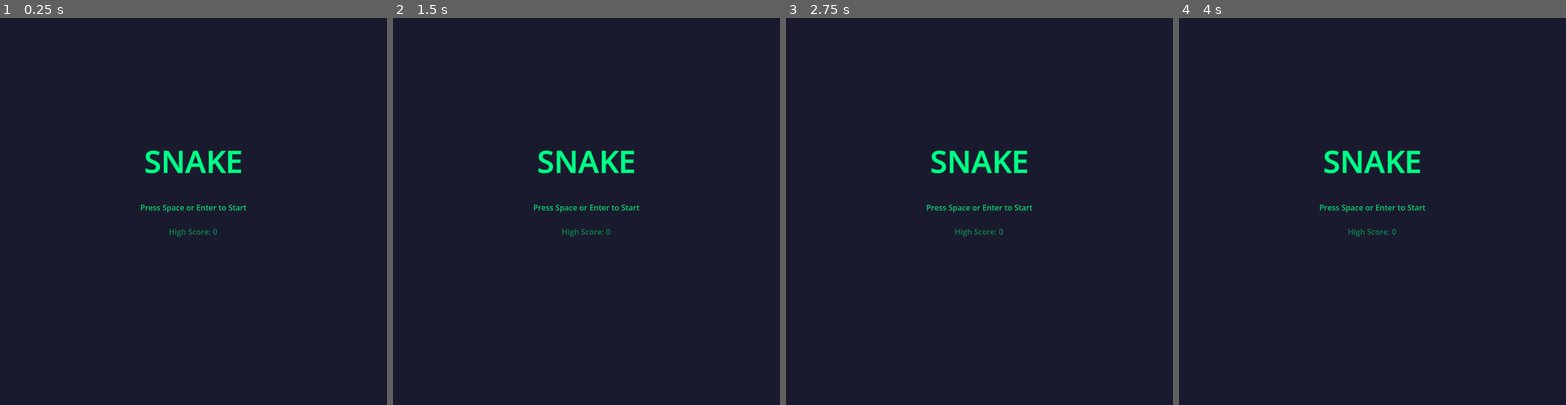
Above: before the commit, frames 1-4 (left to right).
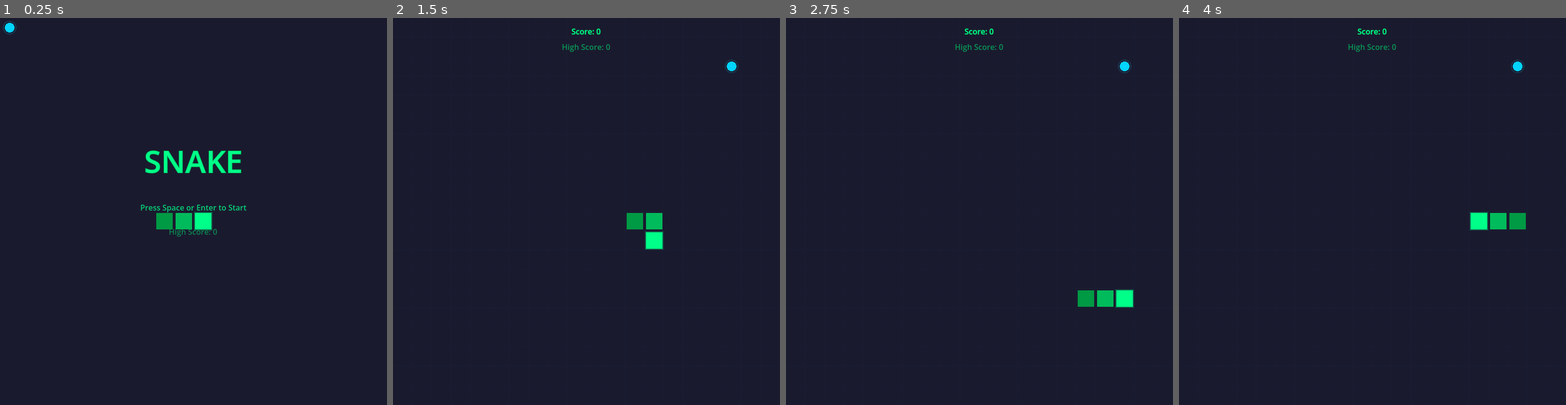
Above: after the commit, the same moments.

Repository: lanternRaft/godot-vibe-games
Game: Godot game, scene res://main.tscn
Same seed, same stepped clock (60 frames per second), same inputs: the game is played once before the commit and once after it.
Inputs:
- Up to frame 1 (0.25 s): no input
- Up to frame 2 (1.5 s): tap Space at 0.5, 1.25 s; hold Right (move_right) 0.53-1.28 s; tap Enter (ui_accept) at 0.77 s; hold Down (move_down) from 1.28 s (still down)
- Up to frame 3 (2.75 s): tap Enter (ui_accept) at 1.52 s; tap Space at 2 s; release Down (move_down) at 2.03 s; hold Right (move_right) from 2.03 s (still down)
- Up to frame 4 (4 s): tap Space at 2.75, 3.5 s; release Right (move_right) at 2.78 s; hold W (move_up) 2.78-3.53 s; tap Enter (ui_accept) at 3.02, 3.77 s; hold Left (move_left) from 3.53 s (still down)

The runs differ from the first frame. In frame 1, 0.7% of the frame differs, in the area x 0-55%, y 0-55%; in frame 2, 1.9%, in the area x 36-90%, y 2-60%; in frame 3, 1.9%; in frame 4, 1.9%.
Error before the commit: Parse Error: Function "Vecto1r2i()" not found in base self. (res://scripts/snake.gd:31)

Commit message:
Work well!
This Godot validate is working quite well! 22k tokens for a run
and simple fix

Diff:
--- a/snake/scripts/snake.gd
+++ b/snake/scripts/snake.gd
@@ -28,7 +28,7 @@
 	var center_y: float = float(GRID_H) / 2.0
 	_segments = [
 		Vector2i(int(center_x), int(center_y)),
-		Vecto1r2i(int(center_x) - 1, int(center_y)),
+		Vector2i(int(center_x) - 1, int(center_y)),
 		Vector2i(int(center_x) - 2, int(center_y)),
 	]
 	_direction = Vector2i.RIGHT
Not shown, changed: .pi/extensions/godot/validation.ts
